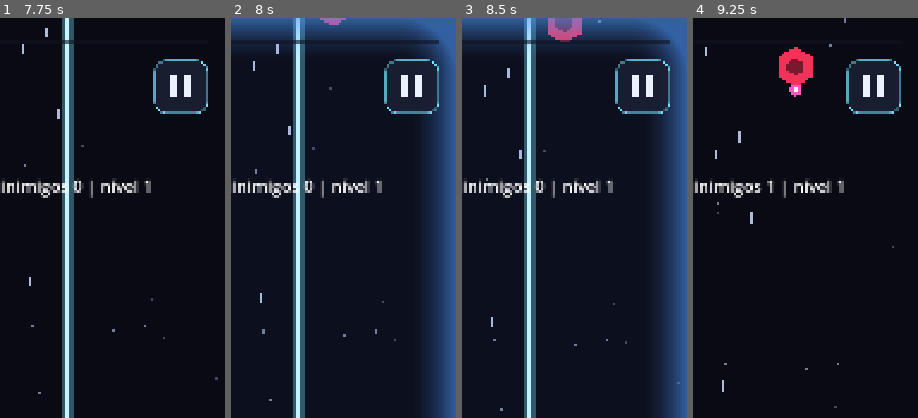
Above: before the commit, frames 1-4 (left to right).
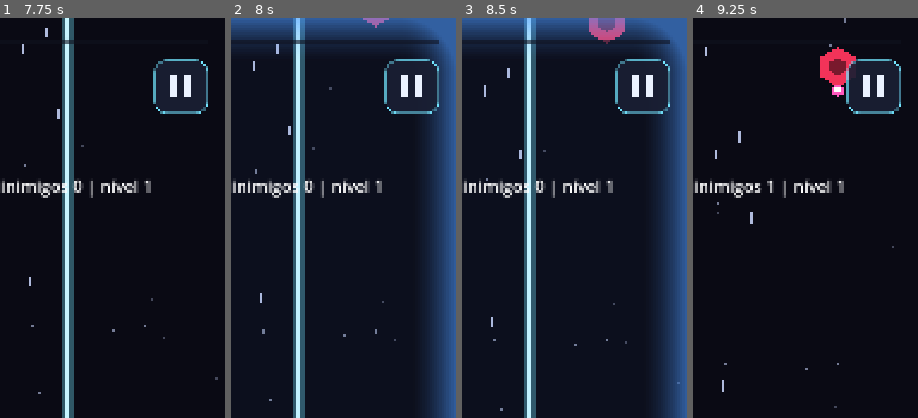
Above: after the commit, the same moments.

Repository: GDPonsoni/Nucleon-Squad-3D
Game: Godot game, scene res://scenes/menu.tscn
Same seed, same stepped clock (60 frames per second), same inputs: the game is played once before the commit and once after it.
Inputs (mouse positions are % of the whole screen's width and height, from its top left):
- Up to frame 1 (7.75 s): click "Play" at 0.5 s; click (23, 41) at 1.25 s; click (90, 9) at 2 s; click "Resume" at 2.75 s; click (90, 9) at 3.5 s; click "Resume" at 4.25 s; click (90, 9) at 5 s; click "Resume" at 5.75 s; move the mouse to (72, 45) at 6.52 s; click (72, 45) at 6.67 s; drag from (30, 55) to (45, 70) at 7.27 s
- Up to frame 2 (8 s): no input
- Up to frame 3 (8.5 s): move the mouse to (60, 28) at 8.02 s; click (60, 28) at 8.17 s
- Up to frame 4 (9.25 s): drag from (45, 70) to (20, 35) at 8.77 s
The pictures show only the part of the screen within x 50-100%, y 0-50%; the shares and areas given below are measured in that part.

Frame 1 is identical in both runs. In frame 2, 0.3% of the frame differs, in the area x 39-71%, y 0-3%; in frame 3, 1.6%; in frame 4, 2.4%, in the area x 38-73%, y 7-20%.

Commit message:
feat(enemies): adiciona ondas de inimigos em formação nas fases
WaveData define ondas em momentos fixos da fase: fileira, V (ponta na
frente), coluna e entrada lateral, com intervalo entre membros e
mergulho em sequência para kamikazes. Fases dos capítulos 1 e 2 ganham
de 3 a 8 ondas cada, além dos surgimentos aleatórios.

Co-Authored-By: Claude Opus 5.5 <noreply@anthropic.com>

Diff:
--- a/data/stages/p1_s1.tres
+++ b/data/stages/p1_s1.tres
@@ -2,14 +2,55 @@
 
 [ext_resource type="Script" path="res://scripts/enemies/stage_data.gd" id="1_script"]
 [ext_resource type="Script" path="res://scripts/enemies/enemy_data.gd" id="2_enemy_script"]
-[ext_resource type="Resource" path="res://data/enemies/drone.tres" id="3_drone"]
+[ext_resource type="Script" path="res://scripts/enemies/wave_data.gd" id="3_wave_script"]
+[ext_resource type="Resource" path="res://data/enemies/drone.tres" id="4_drone"]
+
+[sub_resource type="Resource" id="Wave_0"]
+script = ExtResource("3_wave_script")
+time_seconds = 20.0
+enemy = ExtResource("4_drone")
+formation = 0
+count = 5
+spacing = 160.0
+interval = 0.0
+x_ratio = 0.5
+side = 2
+y_ratio = 0.25
+dive_stagger = 0.15
+
+[sub_resource type="Resource" id="Wave_1"]
+script = ExtResource("3_wave_script")
+time_seconds = 45.0
+enemy = ExtResource("4_drone")
+formation = 1
+count = 5
+spacing = 120.0
+interval = 0.0
+x_ratio = 0.5
+side = 2
+y_ratio = 0.25
+dive_stagger = 0.15
+
+[sub_resource type="Resource" id="Wave_2"]
+script = ExtResource("3_wave_script")
+time_seconds = 70.0
+enemy = ExtResource("4_drone")
+formation = 0
+count = 6
+spacing = 150.0
+interval = 0.0
+x_ratio = 0.5
+side = 2
+y_ratio = 0.25
+dive_stagger = 0.15
 
 [resource]
 script = ExtResource("1_script")
 id = &"p1_s1"
 duration_seconds = 90.0
-enemies = Array[ExtResource("2_enemy_script")]([ExtResource("3_drone")])
+enemies = Array[ExtResource("2_enemy_script")]([ExtResource("4_drone")])
 spawn_weights = PackedFloat32Array(1.0)
+waves = Array[ExtResource("3_wave_script")]([SubResource("Wave_0"), SubResource("Wave_1"), SubResource("Wave_2")])
 start_delay = 1.5
 spawn_interval_min = 1.0
 spawn_interval_max = 1.8
--- a/data/stages/p1_s2.tres
+++ b/data/stages/p1_s2.tres
@@ -2,15 +2,69 @@
 
 [ext_resource type="Script" path="res://scripts/enemies/stage_data.gd" id="1_script"]
 [ext_resource type="Script" path="res://scripts/enemies/enemy_data.gd" id="2_enemy_script"]
-[ext_resource type="Resource" path="res://data/enemies/drone.tres" id="3_drone"]
-[ext_resource type="Resource" path="res://data/enemies/aimer.tres" id="4_aimer"]
+[ext_resource type="Script" path="res://scripts/enemies/wave_data.gd" id="3_wave_script"]
+[ext_resource type="Resource" path="res://data/enemies/drone.tres" id="4_drone"]
+[ext_resource type="Resource" path="res://data/enemies/aimer.tres" id="5_aimer"]
+
+[sub_resource type="Resource" id="Wave_0"]
+script = ExtResource("3_wave_script")
+time_seconds = 25.0
+enemy = ExtResource("4_drone")
+formation = 1
+count = 5
+spacing = 120.0
+interval = 0.0
+x_ratio = 0.5
+side = 2
+y_ratio = 0.25
+dive_stagger = 0.15
+
+[sub_resource type="Resource" id="Wave_1"]
+script = ExtResource("3_wave_script")
+time_seconds = 50.0
+enemy = ExtResource("5_aimer")
+formation = 3
+count = 4
+spacing = 110.0
+interval = 0.7
+x_ratio = 0.5
+side = 2
+y_ratio = 0.15
+dive_stagger = 0.15
+
+[sub_resource type="Resource" id="Wave_2"]
+script = ExtResource("3_wave_script")
+time_seconds = 80.0
+enemy = ExtResource("4_drone")
+formation = 0
+count = 6
+spacing = 150.0
+interval = 0.0
+x_ratio = 0.5
+side = 2
+y_ratio = 0.25
+dive_stagger = 0.15
+
+[sub_resource type="Resource" id="Wave_3"]
+script = ExtResource("3_wave_script")
+time_seconds = 100.0
+enemy = ExtResource("5_aimer")
+formation = 3
+count = 4
+spacing = 110.0
+interval = 0.7
+x_ratio = 0.5
+side = 0
+y_ratio = 0.3
+dive_stagger = 0.15
 
 [resource]
 script = ExtResource("1_script")
 id = &"p1_s2"
 duration_seconds = 120.0
-enemies = Array[ExtResource("2_enemy_script")]([ExtResource("3_drone"), ExtResource("4_aimer")])
+enemies = Array[ExtResource("2_enemy_script")]([ExtResource("4_drone"), ExtResource("5_aimer")])
 spawn_weights = PackedFloat32Array(3.0, 1.0)
+waves = Array[ExtResource("3_wave_script")]([SubResource("Wave_0"), SubResource("Wave_1"), SubResource("Wave_2"), SubResource("Wave_3")])
 start_delay = 1.5
 spawn_interval_min = 0.9
 spawn_interval_max = 1.6
--- a/data/stages/p1_s3.tres
+++ b/data/stages/p1_s3.tres
@@ -2,16 +2,96 @@
 
 [ext_resource type="Script" path="res://scripts/enemies/stage_data.gd" id="1_script"]
 [ext_resource type="Script" path="res://scripts/enemies/enemy_data.gd" id="2_enemy_script"]
-[ext_resource type="Resource" path="res://data/enemies/drone.tres" id="3_drone"]
-[ext_resource type="Resource" path="res://data/enemies/aimer.tres" id="4_aimer"]
-[ext_resource type="Resource" path="res://data/enemies/kamikaze.tres" id="5_kamikaze"]
+[ext_resource type="Script" path="res://scripts/enemies/wave_data.gd" id="3_wave_script"]
+[ext_resource type="Resource" path="res://data/enemies/drone.tres" id="4_drone"]
+[ext_resource type="Resource" path="res://data/enemies/aimer.tres" id="5_aimer"]
+[ext_resource type="Resource" path="res://data/enemies/kamikaze.tres" id="6_kamikaze"]
+
+[sub_resource type="Resource" id="Wave_0"]
+script = ExtResource("3_wave_script")
+time_seconds = 20.0
+enemy = ExtResource("6_kamikaze")
+formation = 1
+count = 5
+spacing = 110.0
+interval = 0.0
+x_ratio = 0.5
+side = 2
+y_ratio = 0.25
+dive_stagger = 0.2
+
+[sub_resource type="Resource" id="Wave_1"]
+script = ExtResource("3_wave_script")
+time_seconds = 45.0
+enemy = ExtResource("4_drone")
+formation = 0
+count = 6
+spacing = 150.0
+interval = 0.0
+x_ratio = 0.5
+side = 2
+y_ratio = 0.25
+dive_stagger = 0.15
+
+[sub_resource type="Resource" id="Wave_2"]
+script = ExtResource("3_wave_script")
+time_seconds = 65.0
+enemy = ExtResource("6_kamikaze")
+formation = 1
+count = 5
+spacing = 110.0
+interval = 0.0
+x_ratio = 0.3
+side = 2
+y_ratio = 0.25
+dive_stagger = 0.2
+
+[sub_resource type="Resource" id="Wave_3"]
+script = ExtResource("3_wave_script")
+time_seconds = 85.0
+enemy = ExtResource("5_aimer")
+formation = 3
+count = 4
+spacing = 110.0
+interval = 0.6
+x_ratio = 0.5
+side = 2
+y_ratio = 0.2
+dive_stagger = 0.15
+
+[sub_resource type="Resource" id="Wave_4"]
+script = ExtResource("3_wave_script")
+time_seconds = 105.0
+enemy = ExtResource("6_kamikaze")
+formation = 2
+count = 5
+spacing = 110.0
+interval = 0.4
+x_ratio = 0.7
+side = 2
+y_ratio = 0.25
+dive_stagger = 0.15
+
+[sub_resource type="Resource" id="Wave_5"]
+script = ExtResource("3_wave_script")
+time_seconds = 125.0
+enemy = ExtResource("6_kamikaze")
+formation = 1
+count = 7
+spacing = 100.0
+interval = 0.0
+x_ratio = 0.5
+side = 2
+y_ratio = 0.25
+dive_stagger = 0.15
 
 [resource]
 script = ExtResource("1_script")
 id = &"p1_s3"
 duration_seconds = 150.0
-enemies = Array[ExtResource("2_enemy_script")]([ExtResource("3_drone"), ExtResource("4_aimer"), ExtResource("5_kamikaze")])
+enemies = Array[ExtResource("2_enemy_script")]([ExtResource("4_drone"), ExtResource("5_aimer"), ExtResource("6_kamikaze")])
 spawn_weights = PackedFloat32Array(3.0, 1.5, 1.5)
+waves = Array[ExtResource("3_wave_script")]([SubResource("Wave_0"), SubResource("Wave_1"), SubResource("Wave_2"), SubResource("Wave_3"), SubResource("Wave_4"), SubResource("Wave_5")])
 start_delay = 1.5
 spawn_interval_min = 0.8
 spawn_interval_max = 1.5
--- a/data/stages/p2_s1.tres
+++ b/data/stages/p2_s1.tres
@@ -2,16 +2,96 @@
 
 [ext_resource type="Script" path="res://scripts/enemies/stage_data.gd" id="1_script"]
 [ext_resource type="Script" path="res://scripts/enemies/enemy_data.gd" id="2_enemy_script"]
-[ext_resource type="Resource" path="res://data/enemies/drone.tres" id="3_drone"]
-[ext_resource type="Resource" path="res://data/enemies/aimer.tres" id="4_aimer"]
-[ext_resource type="Resource" path="res://data/enemies/kamikaze.tres" id="5_kamikaze"]
+[ext_resource type="Script" path="res://scripts/enemies/wave_data.gd" id="3_wave_script"]
+[ext_resource type="Resource" path="res://data/enemies/drone.tres" id="4_drone"]
+[ext_resource type="Resource" path="res://data/enemies/aimer.tres" id="5_aimer"]
+[ext_resource type="Resource" path="res://data/enemies/kamikaze.tres" id="6_kamikaze"]
+
+[sub_resource type="Resource" id="Wave_0"]
+script = ExtResource("3_wave_script")
+time_seconds = 20.0
+enemy = ExtResource("6_kamikaze")
+formation = 2
+count = 6
+spacing = 110.0
+interval = 0.35
+x_ratio = 0.25
+side = 2
+y_ratio = 0.25
+dive_stagger = 0.15
+
+[sub_resource type="Resource" id="Wave_1"]
+script = ExtResource("3_wave_script")
+time_seconds = 40.0
+enemy = ExtResource("6_kamikaze")
+formation = 2
+count = 6
+spacing = 110.0
+interval = 0.35
+x_ratio = 0.75
+side = 2
+y_ratio = 0.25
+dive_stagger = 0.15
+
+[sub_resource type="Resource" id="Wave_2"]
+script = ExtResource("3_wave_script")
+time_seconds = 65.0
+enemy = ExtResource("6_kamikaze")
+formation = 1
+count = 7
+spacing = 100.0
+interval = 0.0
+x_ratio = 0.5
+side = 2
+y_ratio = 0.25
+dive_stagger = 0.15
+
+[sub_resource type="Resource" id="Wave_3"]
+script = ExtResource("3_wave_script")
+time_seconds = 90.0
+enemy = ExtResource("5_aimer")
+formation = 3
+count = 5
+spacing = 110.0
+interval = 0.5
+x_ratio = 0.5
+side = 2
+y_ratio = 0.2
+dive_stagger = 0.15
+
+[sub_resource type="Resource" id="Wave_4"]
+script = ExtResource("3_wave_script")
+time_seconds = 115.0
+enemy = ExtResource("4_drone")
+formation = 0
+count = 7
+spacing = 140.0
+interval = 0.0
+x_ratio = 0.5
+side = 2
+y_ratio = 0.25
+dive_stagger = 0.15
+
+[sub_resource type="Resource" id="Wave_5"]
+script = ExtResource("3_wave_script")
+time_seconds = 130.0
+enemy = ExtResource("6_kamikaze")
+formation = 1
+count = 7
+spacing = 100.0
+interval = 0.0
+x_ratio = 0.35
+side = 2
+y_ratio = 0.25
+dive_stagger = 0.15
 
 [resource]
 script = ExtResource("1_script")
 id = &"p2_s1"
 duration_seconds = 150.0
-enemies = Array[ExtResource("2_enemy_script")]([ExtResource("3_drone"), ExtResource("4_aimer"), ExtResource("5_kamikaze")])
+enemies = Array[ExtResource("2_enemy_script")]([ExtResource("4_drone"), ExtResource("5_aimer"), ExtResource("6_kamikaze")])
 spawn_weights = PackedFloat32Array(2.0, 1.5, 2.0)
+waves = Array[ExtResource("3_wave_script")]([SubResource("Wave_0"), SubResource("Wave_1"), SubResource("Wave_2"), SubResource("Wave_3"), SubResource("Wave_4"), SubResource("Wave_5")])
 start_delay = 1.5
 spawn_interval_min = 0.7
 spawn_interval_max = 1.3
--- a/data/stages/p2_s2.tres
+++ b/data/stages/p2_s2.tres
@@ -2,17 +2,97 @@
 
 [ext_resource type="Script" path="res://scripts/enemies/stage_data.gd" id="1_script"]
 [ext_resource type="Script" path="res://scripts/enemies/enemy_data.gd" id="2_enemy_script"]
-[ext_resource type="Resource" path="res://data/enemies/drone.tres" id="3_drone"]
-[ext_resource type="Resource" path="res://data/enemies/aimer.tres" id="4_aimer"]
-[ext_resource type="Resource" path="res://data/enemies/kamikaze.tres" id="5_kamikaze"]
-[ext_resource type="Resource" path="res://data/enemies/tank.tres" id="6_tank"]
+[ext_resource type="Script" path="res://scripts/enemies/wave_data.gd" id="3_wave_script"]
+[ext_resource type="Resource" path="res://data/enemies/drone.tres" id="4_drone"]
+[ext_resource type="Resource" path="res://data/enemies/aimer.tres" id="5_aimer"]
+[ext_resource type="Resource" path="res://data/enemies/kamikaze.tres" id="6_kamikaze"]
+[ext_resource type="Resource" path="res://data/enemies/tank.tres" id="7_tank"]
+
+[sub_resource type="Resource" id="Wave_0"]
+script = ExtResource("3_wave_script")
+time_seconds = 25.0
+enemy = ExtResource("6_kamikaze")
+formation = 1
+count = 7
+spacing = 100.0
+interval = 0.0
+x_ratio = 0.5
+side = 2
+y_ratio = 0.25
+dive_stagger = 0.15
+
+[sub_resource type="Resource" id="Wave_1"]
+script = ExtResource("3_wave_script")
+time_seconds = 55.0
+enemy = ExtResource("4_drone")
+formation = 0
+count = 7
+spacing = 140.0
+interval = 0.0
+x_ratio = 0.5
+side = 2
+y_ratio = 0.25
+dive_stagger = 0.15
+
+[sub_resource type="Resource" id="Wave_2"]
+script = ExtResource("3_wave_script")
+time_seconds = 80.0
+enemy = ExtResource("6_kamikaze")
+formation = 1
+count = 7
+spacing = 100.0
+interval = 0.0
+x_ratio = 0.3
+side = 2
+y_ratio = 0.25
+dive_stagger = 0.15
+
+[sub_resource type="Resource" id="Wave_3"]
+script = ExtResource("3_wave_script")
+time_seconds = 100.0
+enemy = ExtResource("7_tank")
+formation = 2
+count = 1
+spacing = 110.0
+interval = 0.0
+x_ratio = 0.5
+side = 2
+y_ratio = 0.25
+dive_stagger = 0.15
+
+[sub_resource type="Resource" id="Wave_4"]
+script = ExtResource("3_wave_script")
+time_seconds = 120.0
+enemy = ExtResource("5_aimer")
+formation = 3
+count = 6
+spacing = 110.0
+interval = 0.5
+x_ratio = 0.5
+side = 2
+y_ratio = 0.15
+dive_stagger = 0.15
+
+[sub_resource type="Resource" id="Wave_5"]
+script = ExtResource("3_wave_script")
+time_seconds = 150.0
+enemy = ExtResource("6_kamikaze")
+formation = 1
+count = 9
+spacing = 95.0
+interval = 0.0
+x_ratio = 0.5
+side = 2
+y_ratio = 0.25
+dive_stagger = 0.15
 
 [resource]
 script = ExtResource("1_script")
 id = &"p2_s2"
 duration_seconds = 180.0
-enemies = Array[ExtResource("2_enemy_script")]([ExtResource("3_drone"), ExtResource("4_aimer"), ExtResource("5_kamikaze"), ExtResource("6_tank")])
+enemies = Array[ExtResource("2_enemy_script")]([ExtResource("4_drone"), ExtResource("5_aimer"), ExtResource("6_kamikaze"), ExtResource("7_tank")])
 spawn_weights = PackedFloat32Array(2.0, 2.0, 1.5, 0.4)
+waves = Array[ExtResource("3_wave_script")]([SubResource("Wave_0"), SubResource("Wave_1"), SubResource("Wave_2"), SubResource("Wave_3"), SubResource("Wave_4"), SubResource("Wave_5")])
 start_delay = 1.5
 spawn_interval_min = 0.7
 spawn_interval_max = 1.2
--- a/data/stages/p2_s3.tres
+++ b/data/stages/p2_s3.tres
@@ -2,17 +2,123 @@
 
 [ext_resource type="Script" path="res://scripts/enemies/stage_data.gd" id="1_script"]
 [ext_resource type="Script" path="res://scripts/enemies/enemy_data.gd" id="2_enemy_script"]
-[ext_resource type="Resource" path="res://data/enemies/drone.tres" id="3_drone"]
-[ext_resource type="Resource" path="res://data/enemies/aimer.tres" id="4_aimer"]
-[ext_resource type="Resource" path="res://data/enemies/kamikaze.tres" id="5_kamikaze"]
-[ext_resource type="Resource" path="res://data/enemies/tank.tres" id="6_tank"]
+[ext_resource type="Script" path="res://scripts/enemies/wave_data.gd" id="3_wave_script"]
+[ext_resource type="Resource" path="res://data/enemies/drone.tres" id="4_drone"]
+[ext_resource type="Resource" path="res://data/enemies/aimer.tres" id="5_aimer"]
+[ext_resource type="Resource" path="res://data/enemies/kamikaze.tres" id="6_kamikaze"]
+[ext_resource type="Resource" path="res://data/enemies/tank.tres" id="7_tank"]
+
+[sub_resource type="Resource" id="Wave_0"]
+script = ExtResource("3_wave_script")
+time_seconds = 20.0
+enemy = ExtResource("6_kamikaze")
+formation = 1
+count = 7
+spacing = 100.0
+interval = 0.0
+x_ratio = 0.5
+side = 2
+y_ratio = 0.25
+dive_stagger = 0.15
+
+[sub_resource type="Resource" id="Wave_1"]
+script = ExtResource("3_wave_script")
+time_seconds = 45.0
+enemy = ExtResource("5_aimer")
+formation = 3
+count = 6
+spacing = 110.0
+interval = 0.45
+x_ratio = 0.5
+side = 2
+y_ratio = 0.2
+dive_stagger = 0.15
+
+[sub_resource type="Resource" id="Wave_2"]
+script = ExtResource("3_wave_script")
+time_seconds = 70.0
+enemy = ExtResource("6_kamikaze")
+formation = 1
+count = 7
+spacing = 100.0
+interval = 0.0
+x_ratio = 0.3
+side = 2
+y_ratio = 0.25
+dive_stagger = 0.15
+
+[sub_resource type="Resource" id="Wave_3"]
+script = ExtResource("3_wave_script")
+time_seconds = 70.0
+enemy = ExtResource("6_kamikaze")
+formation = 1
+count = 7
+spacing = 100.0
+interval = 0.0
+x_ratio = 0.7
+side = 2
+y_ratio = 0.25
+dive_stagger = 0.15
+
+[sub_resource type="Resource" id="Wave_4"]
+script = ExtResource("3_wave_script")
+time_seconds = 100.0
+enemy = ExtResource("7_tank")
+formation = 0
+count = 2
+spacing = 420.0
+interval = 0.0
+x_ratio = 0.5
+side = 2
+y_ratio = 0.25
+dive_stagger = 0.15
+
+[sub_resource type="Resource" id="Wave_5"]
+script = ExtResource("3_wave_script")
+time_seconds = 125.0
+enemy = ExtResource("6_kamikaze")
+formation = 2
+count = 8
+spacing = 110.0
+interval = 0.3
+x_ratio = 0.5
+side = 2
+y_ratio = 0.25
+dive_stagger = 0.15
+
+[sub_resource type="Resource" id="Wave_6"]
+script = ExtResource("3_wave_script")
+time_seconds = 150.0
+enemy = ExtResource("5_aimer")
+formation = 3
+count = 8
+spacing = 110.0
+interval = 0.35
+x_ratio = 0.5
+side = 2
+y_ratio = 0.25
+dive_stagger = 0.15
+
+[sub_resource type="Resource" id="Wave_7"]
+script = ExtResource("3_wave_script")
+time_seconds = 165.0
+enemy = ExtResource("6_kamikaze")
+formation = 1
+count = 9
+spacing = 95.0
+interval = 0.0
+x_ratio = 0.5
+side = 2
+y_ratio = 0.25
+dive_stagger = 0.15
 
 [resource]
 script = ExtResource("1_script")
 id = &"p2_s3"
 duration_seconds = 180.0
-enemies = Array[ExtResource("2_enemy_script")]([ExtResource("3_drone"), ExtResource("4_aimer"), ExtResource("5_kamikaze"), ExtResource("6_tank")])
+enemies = Array[ExtResource("2_enemy_script")]([ExtResource("4_drone"), ExtResource("5_aimer"), ExtResource("6_kamikaze"), ExtResource("7_tank")])
 spawn_weights = PackedFloat32Array(2.0, 2.0, 2.0, 0.6)
+waves = Array[ExtResource("3_wave_script")]([SubResource("Wave_0"), SubResource("Wave_1"), SubResource("Wave_2"), SubResource("Wave_3"), SubResource("Wave_4"), SubResource("Wave_5"), SubResource("Wave_6"), SubResource("Wave_7")])
 start_delay = 1.5
 spawn_interval_min = 0.6
 spawn_interval_max = 1.1
--- a/scripts/enemies/enemy.gd
+++ b/scripts/enemies/enemy.gd
@@ -19,13 +19,14 @@
 var _flash_left: float = 0.0
 
 
-func activate(enemy_data: EnemyData, pos: Vector2, velocity: Vector2) -> void:
+## extra_delay atrasa o comportamento por tempo (ex.: mergulhos em sequência numa onda).
+func activate(enemy_data: EnemyData, pos: Vector2, velocity: Vector2, extra_delay: float = 0.0) -> void:
 	data = enemy_data
 	hp = data.max_hp
 	radius = data.radius
 	position = pos
 	_velocity = velocity
-	_age = 0.0
+	_age = -extra_delay
 	_entered = false
 	_fire_cooldown = data.first_shot_delay
 	_ring_angle = 0.0
--- a/scripts/enemies/enemy_spawner.gd
+++ b/scripts/enemies/enemy_spawner.gd
@@ -1,9 +1,9 @@
 class_name EnemySpawner
 extends Node
-## Faz os inimigos da fase surgirem em intervalos aleatórios: pelo topo ou,
-## para quem atravessa a tela, por uma das laterais.
+## Faz os inimigos da fase surgirem: aleatórios em intervalos (pelo topo ou pelas
+## laterais) e ondas em formação em momentos definidos (StageData.waves).
 
-## Acabou o tempo da fase: não surgem mais inimigos.
+## Acabou o tempo da fase: não surgem mais inimigos aleatórios nem ondas da fase.
 signal finished
 
 var _stage: StageData
@@ -11,12 +11,16 @@
 var _cooldown: float = 0.0
 var _elapsed: float = 0.0
 var _finished: bool = false
+## Surgimentos agendados, em ordem de tempo: {time, data, pos, velocity, delay}
+var _pending: Array[Dictionary] = []
 
 
 func setup(stage: StageData, enemies: NodePool) -> void:
 	_stage = stage
 	_enemies = enemies
 	_cooldown = stage.start_delay
+	for wave in stage.waves:
+		spawn_wave(wave, wave.time_seconds)
 
 
 ## Segundos de jogo desde o início da fase.
@@ -29,21 +33,63 @@
 	return clampf(_elapsed / _stage.duration_seconds, 0.0, 1.0)
 
 
+## Agenda uma onda em formação. Sem start_time, começa agora (ex.: chamada por chefe).
+func spawn_wave(wave: WaveData, start_time: float = -1.0) -> void:
+	var start: float = _elapsed if start_time < 0.0 else start_time
+	var rect: Rect2 = get_viewport().get_visible_rect()
+	var data: EnemyData = wave.enemy
+	var center_x: float = rect.position.x + rect.size.x * wave.x_ratio
+	var top: float = rect.position.y - data.radius
+	for i in wave.count:
+		var pos: Vector2
+		var velocity := Vector2(0.0, data.speed)
+		match wave.formation:
+			WaveData.Formation.LINE:
+				pos = Vector2(center_x + (i - (wave.count - 1) * 0.5) * wave.spacing, top)
+			WaveData.Formation.V:
+				# 0 na ponta; depois alterna direita/esquerda, cada par mais atrás
+				var rank: int = (i + 1) / 2
+				var side: float = 1.0 if i % 2 == 1 else -1.0
+				pos = Vector2(center_x + side * rank * wave.spacing, top - rank * wave.spacing * 0.6)
+			WaveData.Formation.COLUMN:
+				pos = Vector2(center_x, top)
+			WaveData.Formation.SIDE:
+				var from_left: bool = wave.side == WaveData.EntrySide.LEFT or (wave.side == WaveData.EntrySide.BOTH and i % 2 == 0)
+				var y: float = rect.position.y + rect.size.y * wave.y_ratio
+				pos = Vector2(rect.position.x - data.radius if from_left else rect.end.x + data.radius, y)
+				velocity = Vector2((1.0 if from_left else -1.0) * data.speed, data.speed * data.cross_drift)
+		if wave.formation != WaveData.Formation.SIDE:
+			pos.x = clampf(pos.x, rect.position.x + data.radius, rect.end.x - data.radius)
+		_pending.append({
+			"time": start + i * wave.interval, "data": data, "pos": pos,
+			"velocity": velocity, "delay": i * wave.dive_stagger,
+		})
+	_pending.sort_custom(func(a: Dictionary, b: Dictionary) -> bool: return a["time"] < b["time"])
+
+
 func _process(delta: float) -> void:
 	_elapsed += delta
+	# Agendados continuam mesmo depois do fim (ondas chamadas pelo chefe)
+	while not _pending.is_empty() and _pending[0]["time"] <= _elapsed:
+		var entry: Dictionary = _pending.pop_front()
+		var enemy := _enemies.acquire() as Enemy
+		if enemy != null:
+			enemy.activate(entry["data"], entry["pos"], entry["velocity"], entry["delay"])
+
+	if _finished:
+		return
 	if _elapsed >= _stage.duration_seconds:
-		if not _finished:
-			_finished = true
-			finished.emit()
+		_finished = true
+		finished.emit()
 		return
 	_cooldown -= delta
 	if _cooldown > 0.0:
 		return
 	_cooldown += randf_range(_stage.spawn_interval_min, _stage.spawn_interval_max)
-	_spawn()
+	_spawn_random()
 
 
-func _spawn() -> void:
+func _spawn_random() -> void:
 	if _stage.enemies.is_empty():
 		return
 	var enemy := _enemies.acquire() as Enemy
--- a/scripts/enemies/stage_data.gd
+++ b/scripts/enemies/stage_data.gd
@@ -7,6 +7,7 @@
 @export var duration_seconds: float = 120.0  # depois disso param de surgir inimigos
 @export var enemies: Array[EnemyData] = []
 @export var spawn_weights: PackedFloat32Array = []  # chance relativa de cada inimigo (mesma ordem)
+@export var waves: Array[WaveData] = []  # ondas em formação em momentos fixos
 @export var start_delay: float = 1.5
 @export var spawn_interval_min: float = 0.9
 @export var spawn_interval_max: float = 1.8
--- /dev/null
+++ b/scripts/enemies/wave_data.gd
@@ -0,0 +1,22 @@
+class_name WaveData
+extends Resource
+## Onda de inimigos em formação, num momento da fase (ou chamada por um chefe).
+
+enum Formation {
+	LINE,  ## fileira horizontal entrando pelo topo
+	V,  ## V com a ponta na frente
+	COLUMN,  ## um atrás do outro no mesmo x (use interval)
+	SIDE,  ## entrando pela lateral, um após o outro (use interval)
+}
+enum EntrySide { LEFT, RIGHT, BOTH }
+
+@export var time_seconds: float = 10.0  # segundos desde o início da fase
+@export var enemy: EnemyData
+@export var formation: Formation = Formation.V
+@export var count: int = 5
+@export var spacing: float = 110.0  # distância entre membros
+@export var interval: float = 0.0  # segundos entre membros (0 = todos juntos)
+@export var x_ratio: float = 0.5  # centro da formação (0 = esquerda, 1 = direita)
+@export var side: EntrySide = EntrySide.BOTH  # SIDE: de onde entram (BOTH alterna)
+@export var y_ratio: float = 0.25  # SIDE: altura de entrada (0 = topo, 1 = base)
+@export var dive_stagger: float = 0.15  # atraso extra de mergulho por membro (kamikazes em sequência)
Not shown, added: scripts/enemies/wave_data.gd.uid
